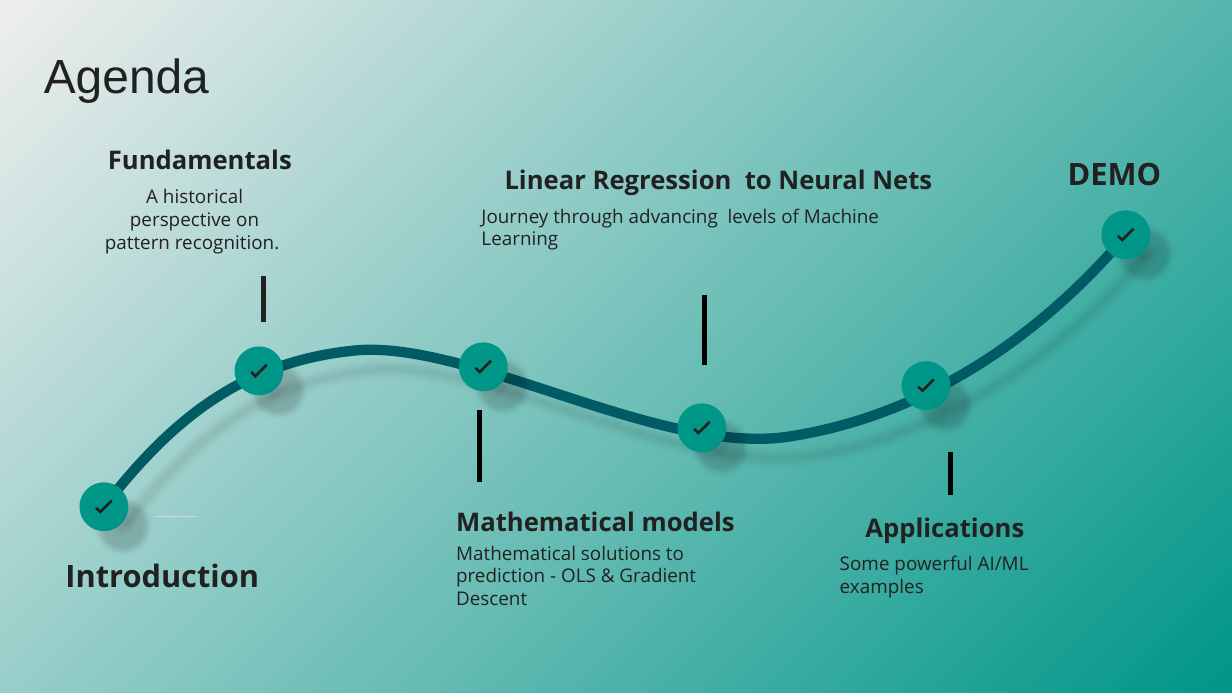
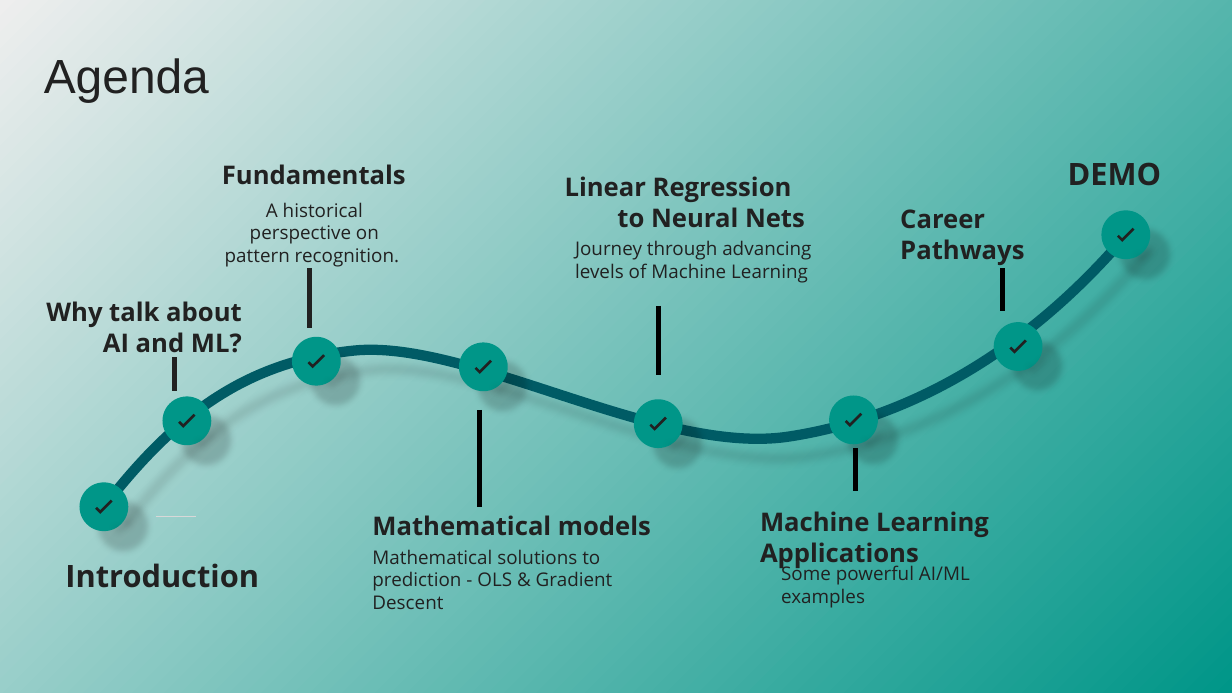
Before and after one commit to dorairajsanjay/vellore_tech_AI_ML_presentation_Feb2020, a slide deck: slide 2 of vit_ml_ai_core_principles_applications.pptx. Drawn at 1232x693 pixels with LibreOffice and Linux fonts; fonts in the diff are those of the drawing. Boxes give left, top, right and bottom in pixels: in the first picture for what was removed or moved away, otherwise in the second. Text is boxed around its words. In the diff, an @@ line names an element or a change of style, - is before the commit and + after.

```diff
--- a/vit_ml_ai_core_principles_applications.pptx
+++ b/vit_ml_ai_core_principles_applications.pptx
@@ text "Fundamentals": place and size @@
-text "Fundamentals" at (108,149,292,170)
+text "Fundamentals" at (222,164,406,185)
@@ text at (565,176,805,227): text changed @@
-Linear Regression to Neural Nets
+Linear Regression
+to Neural Nets
@@ text "A historical perspective on pattern ...": place and size @@
-text "A historical perspective on pattern ..." at (105,188,279,254)
+text "A historical perspective on pattern ..." at (225,202,399,267)
@@ text added at (900,209,1024,265), 15 pt, text #212121, bold @@
+Career
+Pathways
@@ text "Journey through advancing levels of ..." rewrapped from (481,208,879,250) to (575,240,811,283) @@
@@ line moved from (264, 276) - (264, 323) to (309, 269) - (309, 328) @@
@@ line added from (1003, 269) to (1003, 310), #000000 3 pt @@
@@ text added at (46,301,242,359), 15 pt, text #212121, bold @@
+Why talk about AI and ML?
@@ line moved from (705, 296) - (705, 365) to (658, 306) - (658, 376) @@
@@ ellipse added at (994,323,1044,372), fill #009688 @@
@@ line added from (174, 357) to (174, 392), #212121 3 pt @@
@@ ellipse: place and size @@
-ellipse at (234,346,283,395)
+ellipse at (292,336,341,386)
@@ freeform shape: place and size @@
-freeform shape at (250,363,267,377)
+freeform shape at (308,354,325,367)
@@ freeform shape added at (1009,340,1026,354), fill #212121 @@
@@ ellipse added at (163,397,212,446), fill #009688 @@
@@ freeform shape added at (179,414,196,428), fill #212121 @@
@@ line moved from (479, 410) - (479, 483) to (479, 410) - (479, 506) @@
@@ ellipse: place and size @@
-ellipse at (678,404,727,453)
+ellipse at (633,399,683,448)
@@ freeform shape: place and size @@
-freeform shape at (694,421,711,435)
+freeform shape at (649,416,667,430)
@@ ellipse: place and size @@
-ellipse at (902,361,951,410)
+ellipse at (829,395,878,445)
@@ freeform shape: place and size @@
-freeform shape at (918,378,935,392)
+freeform shape at (845,413,862,426)
@@ line moved from (951, 452) - (951, 495) to (855, 448) - (855, 490) @@
@@ text "Mathematical models": place and size @@
-text "Mathematical models" at (456,511,735,531)
+text "Mathematical models" at (372,515,651,535)
@@ text at (760,511,989,537): paragraph added @@
+Machine Learning
@@ text "Machine Learning": place and size @@
-text "Machine Learning" at (865,517,1024,543)
+text "Machine Learning" at (760,511,989,569)
@@ text "Mathematical solutions to prediction - ...": place and size @@
-text "Mathematical solutions to prediction - ..." at (456,545,696,605)
+text "Mathematical solutions to prediction - ..." at (372,549,613,609)
@@ text "Some powerful AI/ML examples": place and size @@
-text "Some powerful AI/ML examples" at (840,555,1029,598)
+text "Some powerful AI/ML examples" at (781,563,970,608)
```
Also in this commit, not shown: 6 other slides changed, 14 slides added, 4 slides removed.
